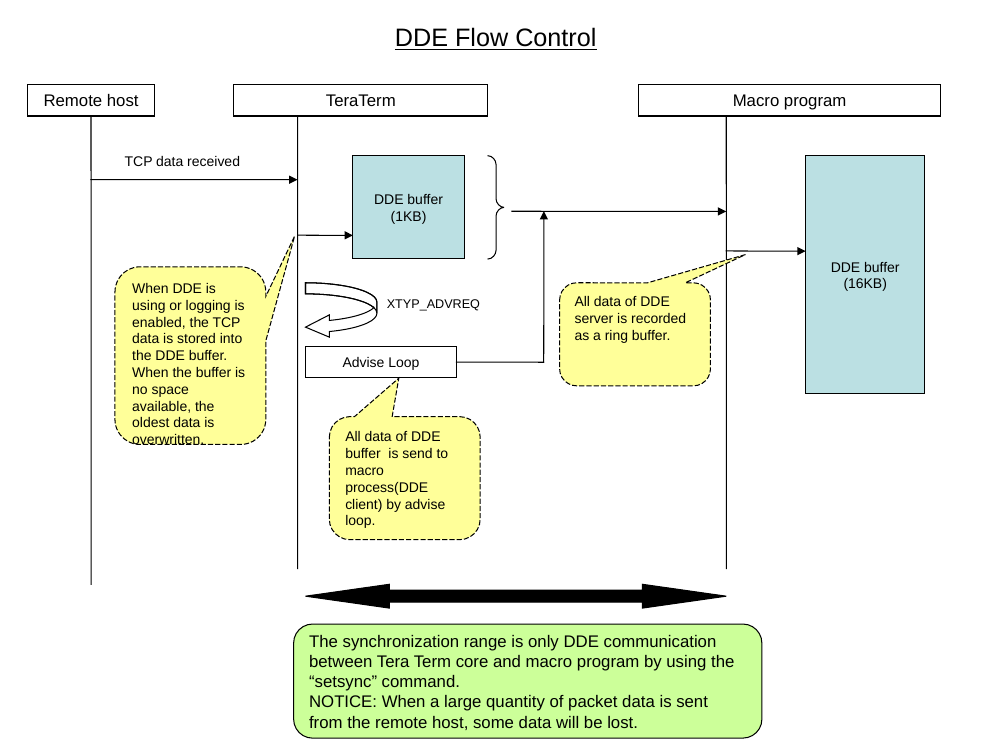
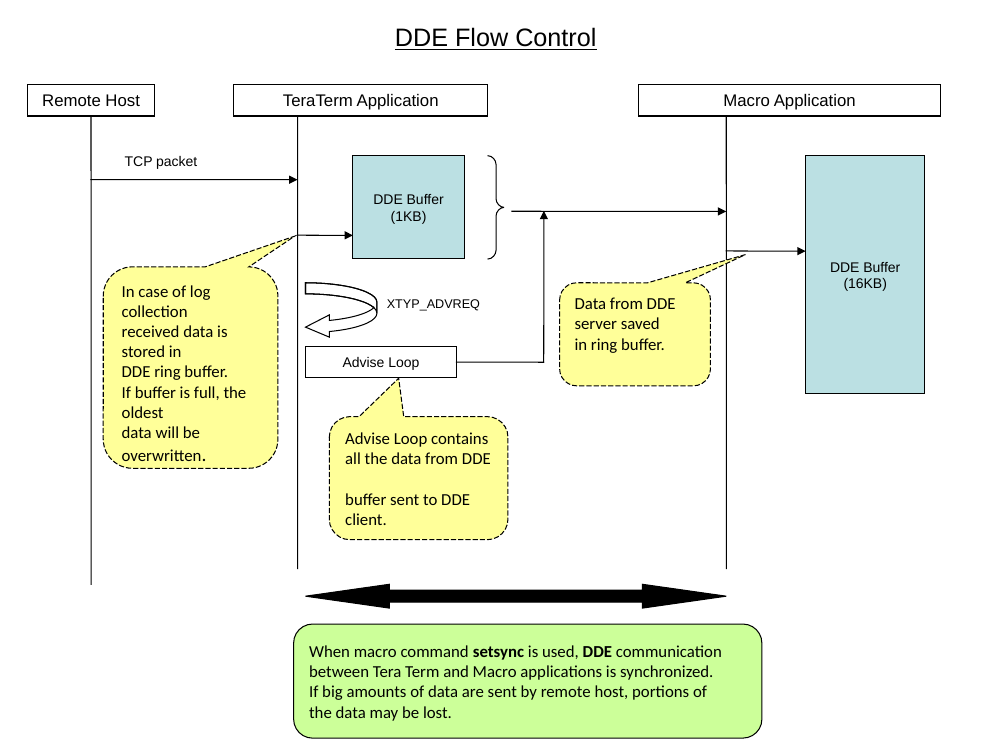
Before and after one commit to TeraTermProject/teraterm, a slide deck: slide 1 of doc/en/html/reference/image/dde_flowcontrol.ppt. Drawn at 1008x756 pixels with LibreOffice and Linux fonts; fonts in the diff are those of the drawing. Boxes give left, top, right and bottom in pixels: in the first picture for what was removed or moved away, otherwise in the second. Text is boxed around its words. In the diff, an @@ line names an element or a change of style, - is before the commit and + after.

```diff
--- a/doc/en/html/reference/image/dde_flowcontrol.ppt
+++ b/doc/en/html/reference/image/dde_flowcontrol.ppt
@@ text in rectangle at bbox=[42, 94, 139, 106]: text changed @@
-Remote host
+Remote Host
@@ text in rectangle at bbox=[283, 94, 439, 110]: text changed @@
-TeraTerm
+TeraTerm Application
@@ text in rectangle at bbox=[723, 94, 856, 110]: text changed @@
-Macro program
+Macro Application
@@ text at bbox=[125, 156, 197, 169]: text changed @@
-TCP data received
+TCP packet
@@ text in rectangle at bbox=[373, 194, 444, 204]: text changed @@
-DDE buffer
+DDE Buffer
@@ rounded speech box "In case of log collection ..." at bbox=[103, 267, 277, 469]: proportions changed @@
@@ rounded speech box "In case of log collection ...": place and size @@
-rounded speech box "In case of log collection ..." at bbox=[115, 267, 266, 445]
+rounded speech box "In case of log collection ..." at bbox=[103, 267, 277, 469]
@@ text in rectangle at bbox=[830, 262, 900, 272]: text changed @@
-DDE buffer
+DDE Buffer
@@ text in rounded speech box at bbox=[122, 285, 247, 461]: text changed; size 10 to 12 pt; font Arial to Calibri @@
-When DDE is using or logging is enabled, the TCP data is stored into the DDE buffer.
-When the buffer is no space available, the oldest data is overwritten.
+In case of log collection
+received data is stored in
+DDE ring buffer.
+If buffer is full, the oldest
+data will be overwritten.
@@ text in rounded speech box at bbox=[575, 297, 676, 353]: text changed; size 10 to 12 pt; font Arial to Calibri @@
-All data of DDE server is recorded as a ring buffer.
+Data from DDE
+server saved
+in ring buffer.
@@ rounded speech box "Advise Loop contains all the ...": place and size @@
-rounded speech box "Advise Loop contains all the ..." at bbox=[330, 416, 481, 539]
+rounded speech box "Advise Loop contains all the ..." at bbox=[330, 416, 508, 539]
@@ rounded speech box "Advise Loop contains all the ..." at bbox=[330, 416, 508, 539]: proportions changed @@
@@ text in rounded speech box at bbox=[345, 432, 491, 525]: text changed; size 10 to 12 pt; font Arial to Calibri @@
-All data of DDE buffer is send to macro process(DDE client) by advise loop.
+Advise Loop contains
+all the data from DDE
+buffer sent to DDE client.
@@ text in rounded rectangle at bbox=[309, 645, 722, 721]: text changed; font Arial to Calibri @@
-The synchronization range is only DDE communication
-between Tera Term core and macro program by using the
-“setsync” command.
-NOTICE: When a large quantity of packet data is sent
-from the remote host, some data will be lost.
+When macro command setsync is used, DDE communication
+between Tera Term and Macro applications is synchronized.
+If big amounts of data are sent by remote host, portions of
+the data may be lost.
```
Also in this commit, not shown: 28 other files.
